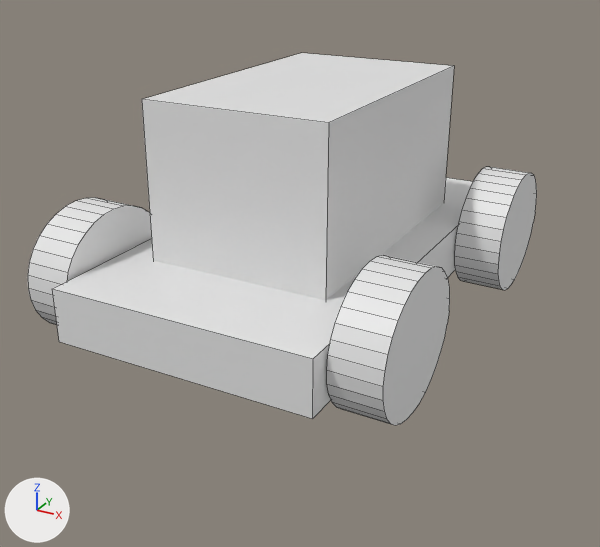
One commit to the FBX model Assets/TDTK/Prefabs/Creeps/Gabarits/jaguar.fbx: the scene before it, then after it.
The view is the same before and after, from a camera (50 mm lens) standing at (0.318, -0.598, 0.299) and looking at (-0.009, -0.004, 0.001). The lights are fixed; the arrows at lower left show +X, +Y and +Z. Mesh edges are drawn as thin lines.
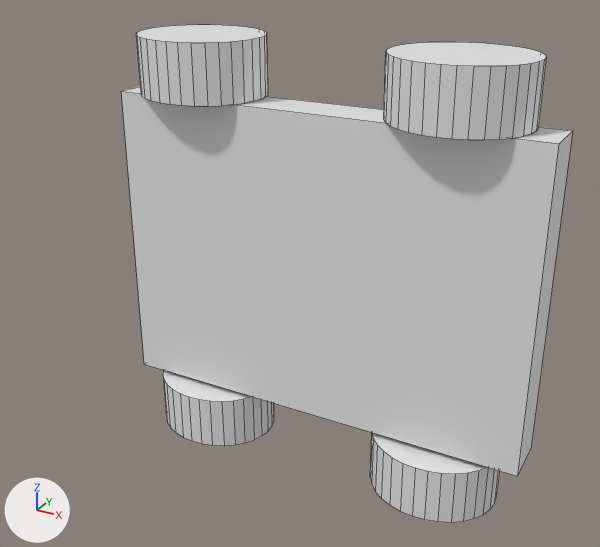
Pixel boxes [x1, y1, x2, y2] of what changed, in the pictures (600 x 547 px; the box of a moved part takes in the faces that stretch with it):
'Cylinder.005', reshaped, turned, rescaled
    before: [28, 53, 537, 425]
    after: [121, 25, 573, 522]
part 1 of me_cylinder_030, moved or reshaped (not visible before)
    after: [163, 370, 274, 446]
part 2 of me_cylinder_030, moved or reshaped (not visible afterwards)
    before: [142, 53, 454, 300]
part 3 of me_cylinder_030, moved or reshaped
    before: [28, 198, 152, 325]
    after: [370, 433, 500, 522]
part 4 of me_cylinder_030, moved or reshaped
    before: [454, 167, 537, 290]
    after: [384, 42, 547, 140]
part 5 of me_cylinder_030, moved or reshaped
    before: [52, 178, 473, 419]
    after: [124, 87, 573, 474]

The change in detail:
me_cylinder_030 has 272 vertices, 148 faces and spans x -0.173..0.027, y -0.2..0.2, z -0.151..0.149.
me_cylinder_030 is used by ob_cylinder_005; location (0.0, 0.0, 0.0); rotation (0.0, 1.585, 0.0), in degrees (0, 91, 0).
Before the commit, vertices of me_cylinder_030: 74 (-0.042, -0.2, -0.109) at pixel (52, 288), 77 (-0.046, -0.2, 0.108) at pixel (313, 358), 78 (-0.046, 0.2, 0.108), 79 (-0.042, 0.2, -0.109).
me_cylinder_030 part 1: the loose piece of 64 vertices spanning x -0.08..0.027, y 0.062..0.183, z -0.151..-0.111 is moved by (0.0, -0.248, 0.0).
me_cylinder_030 part 2: the loose piece of 8 vertices spanning x -0.173..-0.037, y -0.122..0.122, z -0.078..0.076 is scaled about the mesh origin by (1.04, 1, 1).
me_cylinder_030 part 3: the loose piece of 64 vertices spanning x -0.08..0.027, y -0.185..-0.064, z -0.151..-0.111 is moved by (0.0, 0.241, 0.0).
me_cylinder_030 part 4: the loose piece of 64 vertices spanning x -0.084..0.024, y 0.062..0.183, z 0.109..0.149 is moved by (0.001, -0.006, 0.0).
Part 5, on me_cylinder_030:
Vertices 74, 77, 78, 79 of me_cylinder_030 move by (-0.002, 0.0, 0.0).
Object 'Cylinder.005' (ob_cylinder_005) turns from (0, 91, 0) to (0.2, 0.4, -90) degrees about x, y and z.
Object 'Cylinder.005' (ob_cylinder_005) is rescaled from (1.0, 1.0, 1.0) to (0.964, 1.0, 1.33).
